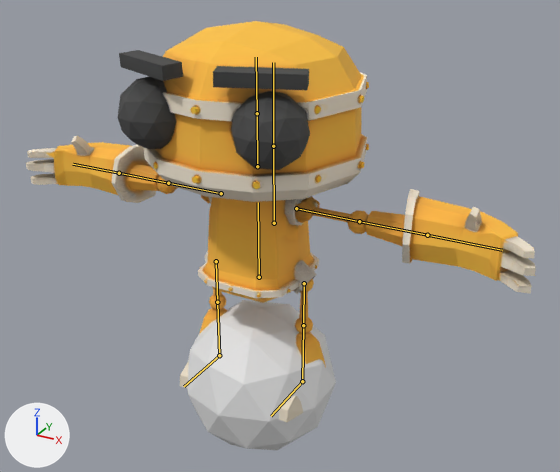
The FBX model Open-BMBR/Models/Robot.fbx, before and after one commit.
Before and after are seen from a 50 mm lens placed at (4.38, -7.42, 5.76), pointed at (0.11, 0.34, 1.87). The axes (+X, +Y, +Z) are drawn at lower left. The lights are the same throughout. The older version comes first. The bones that change, and the others that lie on the model, are drawn over the model as lines.

Objects in the first picture: 'Esfera geodésica', 'Torso'.
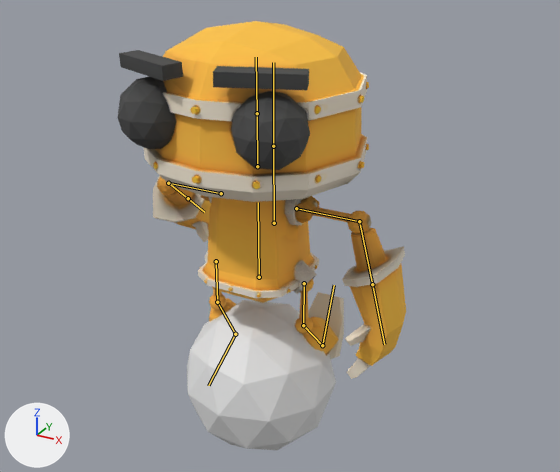
The newer file adds an action. The first version stands in its rest pose; the second is drawn at frame 22 of the action 'Armature|Walk'.

Where the change shows, as pixel boxes [x1, y1, x2, y2] in the pictures (560 x 472 px):
'Torso', posed (43% narrower, 11% shorter): before [26, 21, 536, 422]; after [117, 21, 406, 379]
bone 'Hand.L', root to tip: before (359, 221) to (427, 235); after (359, 221) to (372, 284)
bone 'LowerLeg.L', root to tip: before (303, 325) to (302, 381); after (303, 325) to (322, 345)
bone 'Foot.L', root to tip: before (302, 381) to (271, 416); after (322, 345) to (334, 285)
bone 'Hand.R', root to tip: before (168, 183) to (119, 173); after (168, 183) to (188, 198)
bone 'LowerLeg.R', root to tip: before (217, 302) to (219, 355); after (217, 302) to (235, 334)

The edits, one by one:
Bone 'Arm.L' (bone_arm_l) turns from (0, 0, 0) to (0, 5, 0) degrees about its own x, y and z.
Bone 'Hand.L' (bone_hand_l) turns from (0, 0, 0) to (-17, 94, -95) degrees about its own x, y and z.
Bone 'LowerLeg.L' (bone_lowerleg_l) turns from (0, 0, 0) to (0, 0, -44) degrees about its own x, y and z.
Bone 'Foot.L' (bone_foot_l) turns from (0, 0, 0) to (0, 0, 155) degrees about its own x, y and z.
Bone 'Arm.R' (bone_arm_r) turns from (0, 0, 0) to (0, -55, 0) degrees about its own x, y and z.
Bone 'Hand.R' (bone_hand_r) turns from (0, 0, 0) to (-9, -97, 86) degrees about its own x, y and z.
Bone 'LowerLeg.R' (bone_lowerleg_r) turns from (0, 0, 0) to (0, 0, 31) degrees about its own x, y and z.
